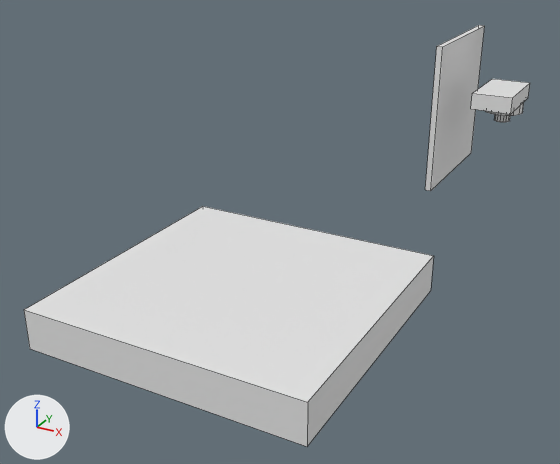
An edit to the Blender file Blender/3DPrinting.blend, drawn before and after from the same camera.
The view is the same before and after, from a camera (50 mm lens) standing at (0.0865, -0.2304, 0.0892) and looking at (-0.0092, -0.0564, 0.0023). The lights are fixed; the arrows at lower left show +X, +Y and +Z. Mesh edges are drawn as thin lines. The same objects are shown in both versions, whatever each file hides.

Objects in the first picture: 'Cube.001', 'Servo', 'Wall thickness'.
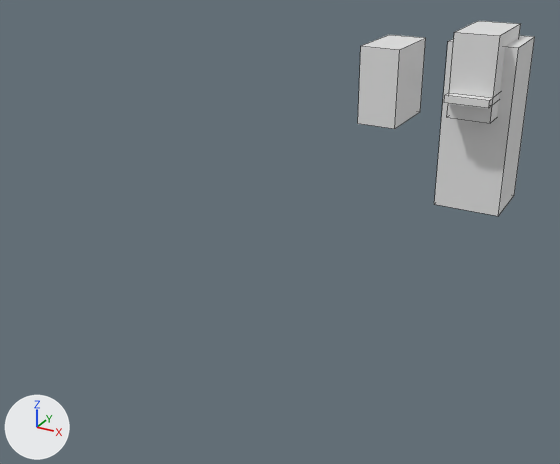
Where the change shows, as pixel boxes (x1, y1, x2, y2) in the pictures (560 x 464 px):
'Cube.001', moved, rescaled (75% narrower, 24% shorter)
    before: (24, 206, 434, 446)
    after: (434, 35, 535, 216)
'Wall thickness', moved, rescaled (15% wider, 43% shorter)
    before: (425, 25, 484, 191)
    after: (358, 35, 426, 129)
'Servo', reshaped, moved
    before: (471, 79, 530, 122)
    after: (444, 21, 521, 123)
part 1 of me_cylinder, added
    after: (444, 21, 521, 123)
part 2 of me_cylinder, deleted
    before: (494, 115, 510, 122)
part 3 of me_cylinder, deleted
    before: (485, 102, 524, 116)
part 4 of me_cylinder, deleted
    before: (471, 79, 530, 114)

The change in detail:
me_cylinder is used by ob_servo; location (0.03, 0.0197, 0.0316); scale (0.005, 0.005, 0.0032).
me_cylinder had 72 vertices, 42 faces and spanned x -1.25..1.25, y -2.35..2.35, z -3.75..0.0.
me_cylinder now has 88 vertices, 58 faces and spans x -1.25..1.25, y -4.19..1.99, z -0.94..9.66.
me_cylinder part 1: a new loose piece of 24 vertices spanning x -1.25..1.25, y -4.19..1.99, z 2.19..9.66.
me_cylinder part 2: the loose piece of 32 vertices spanning x -0.5..0.5, y 0.6..1.6, z -3.75..-2.75 is deleted.
me_cylinder part 3: the loose piece of 32 vertices spanning x -1.25..1.25, y -0.15..2.35, z -2.75..-1.56 is deleted.
me_cylinder part 4: the loose piece of 8 vertices spanning x -1.25..1.25, y -2.35..2.35, z -1.56..0.0 is deleted.
Object 'Cube.001' (ob_cube_001) moves from (0.0, -0.0913, 0.0) to (0.03, 0.0, 0.025).
Object 'Cube.001' (ob_cube_001) is rescaled from (0.07, 0.07, -0.01) to (0.02, 0.02, 0.05).
In object 'Servo' (ob_servo), parent is now set to ob_unit.
In object 'Servo' (ob_servo), matrix_parent_inverse is now set to Matrix(((25.37, 0.0, 0.0, 0.0), (0.0, 25.37, 0.0, 0.0), (0.0, 0.0, 25.37, -0.761), (0.0, 0.0, 0.0, 1.0))).
Object 'Servo' (ob_servo) moves from (0.03, 0.0197, 0.0316) to (0.0, 0.0, 0.023).
Object 'Wall thickness' (ob_wall_thickness) moves from (0.014, 0.0252, 0.0228) to (0.0, 0.0, 0.0347).
Object 'Wall thickness' (ob_wall_thickness) is rescaled from (0.002, 0.0465, 0.0465) to (0.0124, 0.023, 0.024).
Object 'Unit' (ob_unit) is new.
Its location is (0.03, 0.0, 0.03).
Its scale is (0.0394, 0.0394, 0.0394).
It is now shown.
